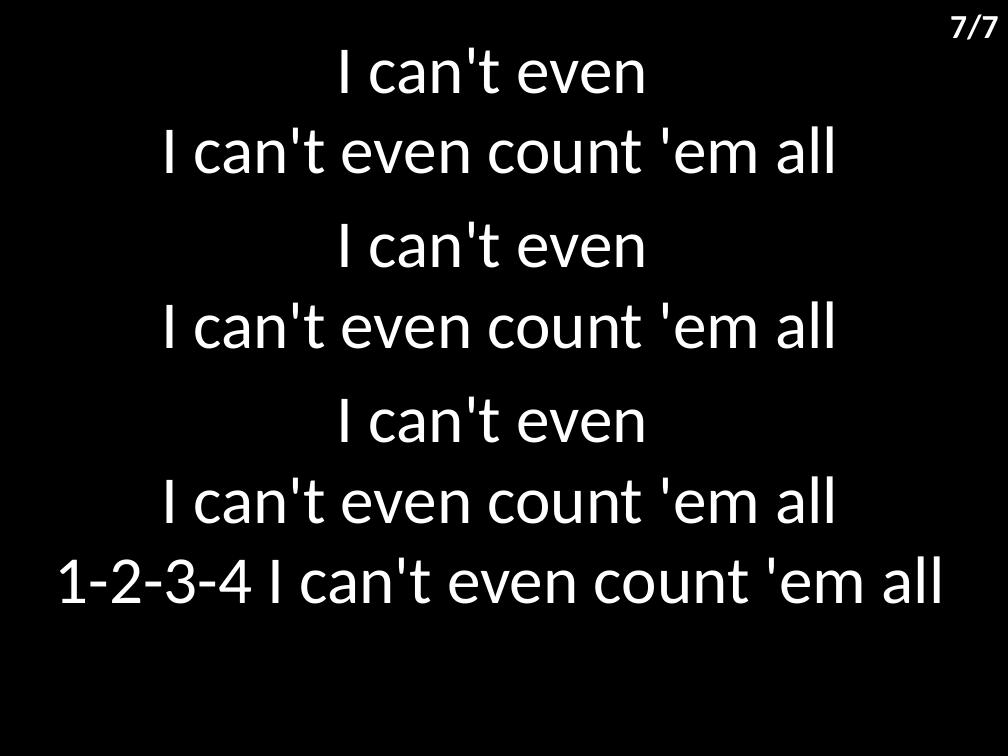
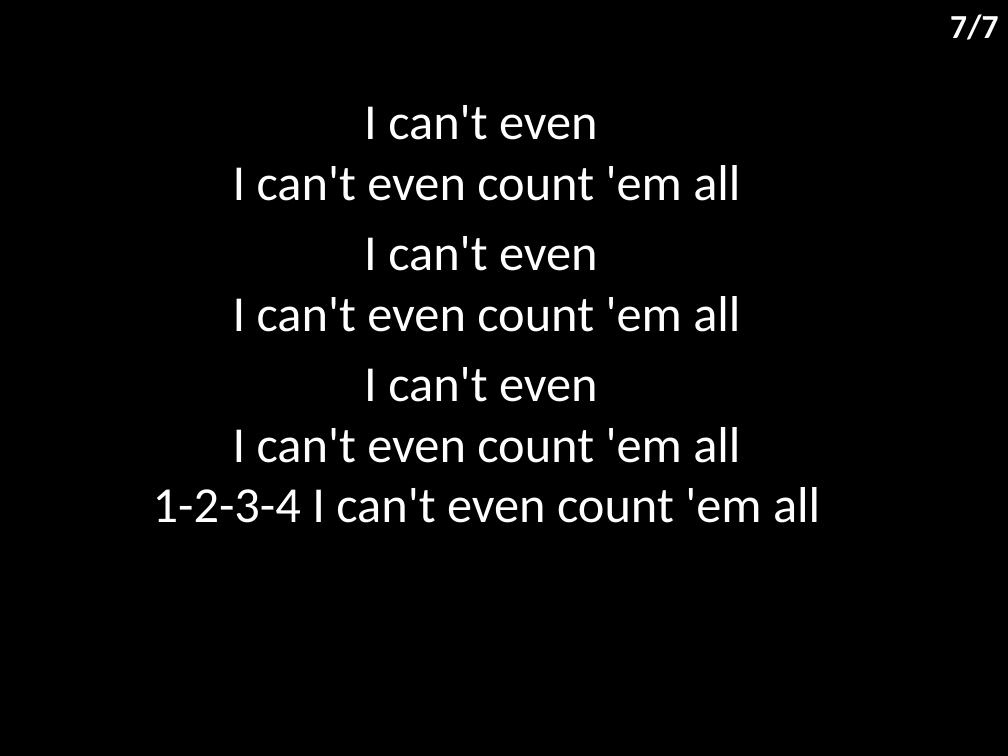
Before and after one commit to hoo-are-ya/worship, a slide deck: slide 8 of docs/songs/million little miracles.pptx. Drawn at 1008x756 pixels with LibreOffice and Linux fonts; fonts in the diff are those of the drawing. Boxes give left, top, right and bottom in pixels: in the first picture for what was removed or moved away, otherwise in the second. Text is boxed around its words. In the diff, an @@ line names an element or a change of style, - is before the commit and + after.

```diff
--- a/docs/songs/million little miracles.pptx
+++ b/docs/songs/million little miracles.pptx
@@ subtitle "I can't even I can't ...": place and size @@
-subtitle "I can't even I can't ..." at box(55, 47, 945, 604)
+subtitle "I can't even I can't ..." at box(153, 105, 820, 523)
@@ subtitle "I can't even I can't ..." at box(153, 105, 820, 523): size 48 to 36 pt; less space between paragraphs @@
```
Also in this commit, not shown: 6 other slides changed, 6 other files.
